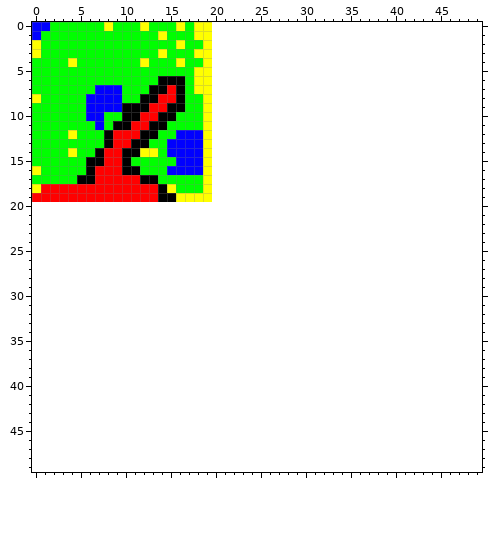
Two states of a pixel-art sprite, res/map.png. This is how it looked before the edit.
The file is 20x20 pixels. The old version is drawn lined up with the new one, on the new canvas.
After the commit:
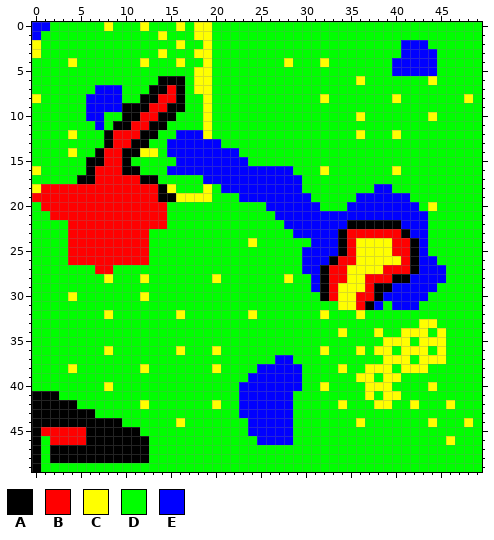
Palette (. is transparent): A #000000  B #ff0000  C #ffff00  D #00ff00  E #0000ff
The author wrote: Map edit Nothing new actually added besides map change
The edit:
canvas 20x20 -> 50x50
@@ x 0..49 @@
- 0 EEDDDDDDCDDDCDDDCDCC..............................
- 1 EDDDDDDDDDDDDDCDDDCC..............................
- 2 CDDDDDDDDDDDDDDDCDDC..............................
- 3 CDDDDDDDDDDDDDCDDDCC..............................
- 4 DDDDCDDDDDDDCDDDCDDC..............................
- 5 DDDDDDDDDDDDDDDDDDCC..............................
- 6 DDDDDDDDDDDDDDAAADCC..............................
- 7 DDDDDDDEEEDDDAABADCC..............................
- 8 CDDDDDEEEEDDAABBADDC..............................
- 9 DDDDDDEEEEAAABBAADDC..............................
-10 DDDDDDEEDDAABBAADDDC..............................
-11 DDDDDDDEDAABBAADDDDC..............................
-12 DDDDCDDDABBBAADDEEEC..............................
-13 DDDDDDDDABBAADDEEEEC..............................
-14 DDDDCDDABBAACCDEEEEC..............................
-15 DDDDDDAABBADDDDDEEEC..............................
-16 CDDDDDABBBAADDDEEEEC..............................
-17 DDDDDAABBBBBAADDDDDC..............................
-18 CBBBBBBBBBBBBBACDDDC..............................
-19 BBBBBBBBBBBBBBAACCCC..............................
-20 ..................................................
-21 ..................................................
-22 ..................................................
-23 ..................................................
-24 ..................................................
-25 ..................................................
-26 ..................................................
-27 ..................................................
-28 ..................................................
-29 ..................................................
-30 ..................................................
-31 ..................................................
-32 ..................................................
-33 ..................................................
-34 ..................................................
-35 ..................................................
-36 ..................................................
-37 ..................................................
-38 ..................................................
-39 ..................................................
-40 ..................................................
-41 ..................................................
-42 ..................................................
-43 ..................................................
-44 ..................................................
-45 ..................................................
-46 ..................................................
-47 ..................................................
-48 ..................................................
-49 ..................................................
+ 0 EEDDDDDDCDDDCDDDCDCCDDDDDDDDDDDDDDDDDDDDDDDDDDDDDD
+ 1 EDDDDDDDDDDDDDCDDDCCDDDDDDDDDDDDDDDDDDDDDDDDDDDDDD
+ 2 CDDDDDDDDDDDDDDDCDDCDDDDDDDDDDDDDDDDDDDDDEEEDDDDDD
+ 3 CDDDDDDDDDDDDDCDDDCCDDDDDDDDDDDDDDDDDDDDDEEEEDDDDD
+ 4 DDDDCDDDDDDDCDDDCDDCDDDDDDDDCDDDCDDDDDDDEEEEEDDDDD
+ 5 DDDDDDDDDDDDDDDDDDCCDDDDDDDDDDDDDDDDDDDDEEEEEDDDDD
+ 6 DDDDDDDDDDDDDDAAADCCDDDDDDDDDDDDDDDDCDDDDDDDCDDDDD
+ 7 DDDDDDDEEEDDDAABADCCDDDDDDDDDDDDDDDDDDDDDDDDDDDDDD
+ 8 CDDDDDEEEEDDAABBADDCDDDDDDDDDDDDCDDDDDDDCDDDDDDDCD
+ 9 DDDDDDEEEEAAABBAADDCDDDDDDDDDDDDDDDDDDDDDDDDDDDDDD
+10 DDDDDDEEDDAABBAADDDCDDDDDDDDDDDDDDDDCDDDDDDDCDDDDD
+11 DDDDDDDEDAABBAADDDDCDDDDDDDDDDDDDDDDDDDDDDDDDDDDDD
+12 DDDDCDDDABBBAADDEEECDDDDDDDDDDDDDDDDCDDDCDDDDDDDDD
+13 DDDDDDDDABBAADDEEEEEEDDDDDDDDDDDDDDDDDDDDDDDDDDDDD
+14 DDDDCDDABBAACCDEEEEEEEEDDDDDDDDDDDDDDDDDDDDDDDDDDD
+15 DDDDDDAABBADDDDDEEEEEEEEDDDDDDDDDDDDDDDDDDDDDDDDDD
+16 CDDDDDABBBAADDDEEEEEEEEEEEEEEDDDCDDDDDDDCDDDDDDDDD
+17 DDDDDAABBBBBAADDDDDEEEEEEEEEEEDDDDDDDDDDDDDDDDDDDD
+18 CBBBBBBBBBBBBBACDDDCDEEEEEEEEEDDDDDDDDEEDDDDDDDDDD
+19 BBBBBBBBBBBBBBAACCCCDDDEEEEEEEEDDDDDEEEEEEDDDDDDDD
+20 DBBBBBBBBBBBBBBDDDDDDDDDDDEEEEEEDDDEEEEEEEEDCDDDDD
+21 DDBBBBBBBBBBBBBDDDDDDDDDDDDEEEEEEEEEEEEEEEEEDDDDDD
+22 DDDDBBBBBBBBBBBDDDDDDDDDDDDDEEEEEEEAAAAAAEEEDDDDDD
+23 DDDDBBBBBBBBBDDDDDDDDDDDDDDDDEEEEEABBBBBBAEEDDDDDD
+24 DDDDBBBBBBBBBDDDDDDDDDDDCDDDDDDEEEABCCCCBBAEDDDDDD
+25 DDDDBBBBBBBBBDDDDDDDDDDDDDDDDDEEEEABCCCCBBAEDDDDDD
+26 DDDDBBBBBBBBBDDDDDDDDDDDDDDDDDEEEABBCCCCCBAEEDDDDD
+27 DDDDDDDBBDDDDDDDDDDDDDDDDDDDDDEEABBCCCCBBBAEEEDDDD
+28 DDDDDDDDCDDDCDDDDDDDCDDDDDDDCDDEABBCCBBBAAEEEEDDDD
+29 DDDDDDDDDDDDDDDDDDDDDDDDDDDDDDDEABCCCBAAEEEEEDDDDD
+30 DDDDCDDDDDDDCDDDDDDDDDDDDDDDDDDDABCCBBAEEEEEDDDDDD
+31 DDDDDDDDDDDDDDDDDDDDDDDDDDDDDDDDDDCCBAEDEEEDDDDDDD
+32 DDDDDDDDCDDDDDDDCDDDDDDDCDDDDDDDCDDDCDDDDDDDDDDDDD
+33 DDDDDDDDDDDDDDDDDDDDDDDDDDDDDDDDDDDDDDDDDDDCCDDDDD
+34 DDDDDDDDDDDDDDDDDDDDDDDDDDDDDDDDDDCDDDCDDCCCDCDDDD
+35 DDDDDDDDDDDDDDDDDDDDDDDDDDDDDDDDDDDDDDDCCCDCCCDDDD
+36 DDDDDDDDCDDDDDDDCDDDCDDDDDDDDDDDCDDDCDCCDCCCDCDDDD
+37 DDDDDDDDDDDDDDDDDDDDDDDDDDDEEDDDDDDDDDDCCCDCCCDDDD
+38 DDDDCDDDDDDDCDDDDDDDCDDDDEEEEEDDDDCDDCCCDCCCDDDDDD
+39 DDDDDDDDDDDDDDDDDDDDDDDDEEEEEEDDDDDDCCDCCDDDDDDDDD
+40 DDDDDDDDCDDDDDDDDDDDDDDEEEEEEEDDCDDDDCCCDDDDCDDDDD
+41 AAADDDDDDDDDDDDDDDDDDDDEEEEEEDDDDDDDDCDCCDDDDDDDDD
+42 AAAAADDDDDDDCDDDDDDDCDDEEEEEEDDDDDCDDDCCDDCDDDCDDD
+43 AAAAAAADDDDDDDDDDDDDDDDEEEEEEDDDDDDDDDDDDDDDDDDDDD
+44 AAAAAAAAAADDDDDDCDDDDDDDEEEEEDDDDDDDCDDDDDDDCDDDCD
+45 ABBBBBAAAAAADDDDDDDDDDDDEEEEEDDDDDDDDDDDDDDDDDDDDD
+46 ADBBBBAAAAAAADDDDDDDDDDDDEEEEDDDDDDDDDDDDDDDDDCDDD
+47 ADAAAAAAAAAAADDDDDDDDDDDDDDDDDDDDDDDDDDDDDDDDDDDDD
+48 ADAAAAAAAAAAADDDDDDDDDDDDDDDDDDDDDDDDDDDDDDDDDDDDD
+49 ADDDDDDDDDDDDDDDDDDDDDDDDDDDDDDDDDDDDDDDDDDDDDDDDD
Boxes around the changes in both pictures, in picture pixels (x1, y1, x2, y2):
changed: (32, 22, 482, 472)
